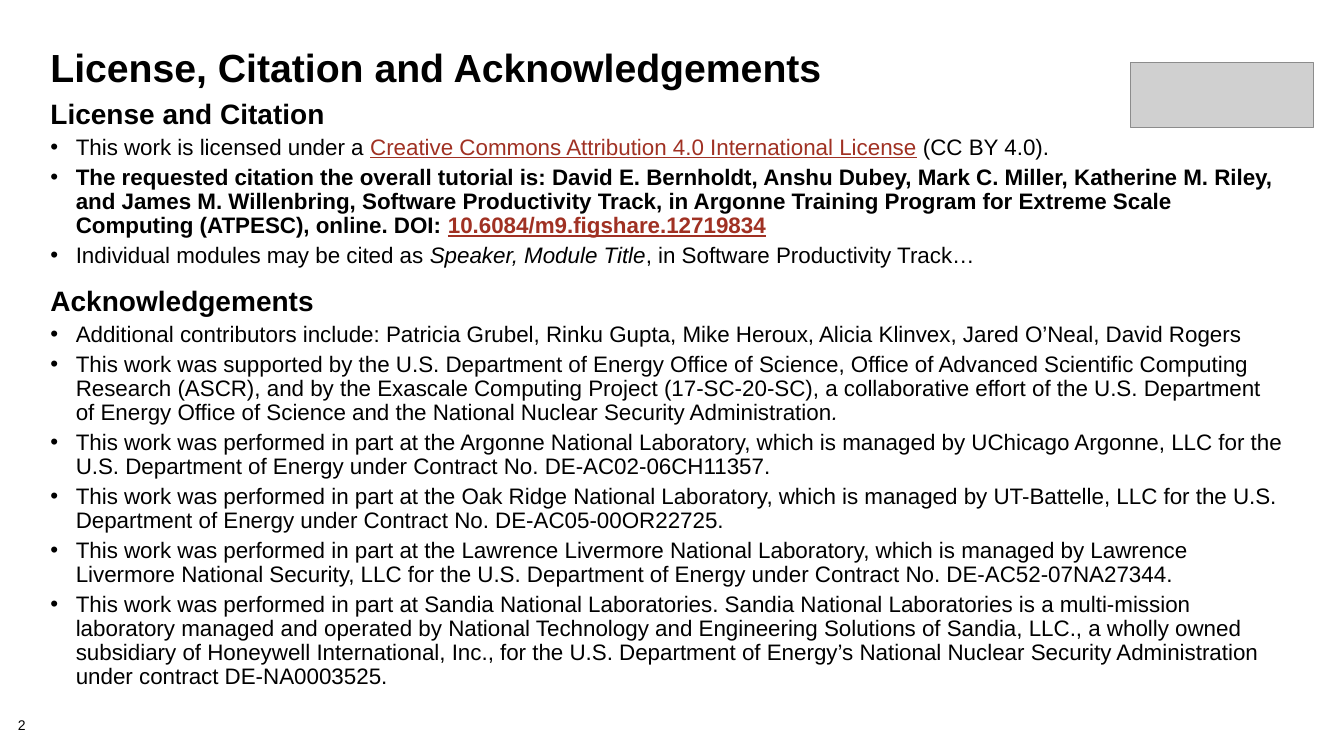
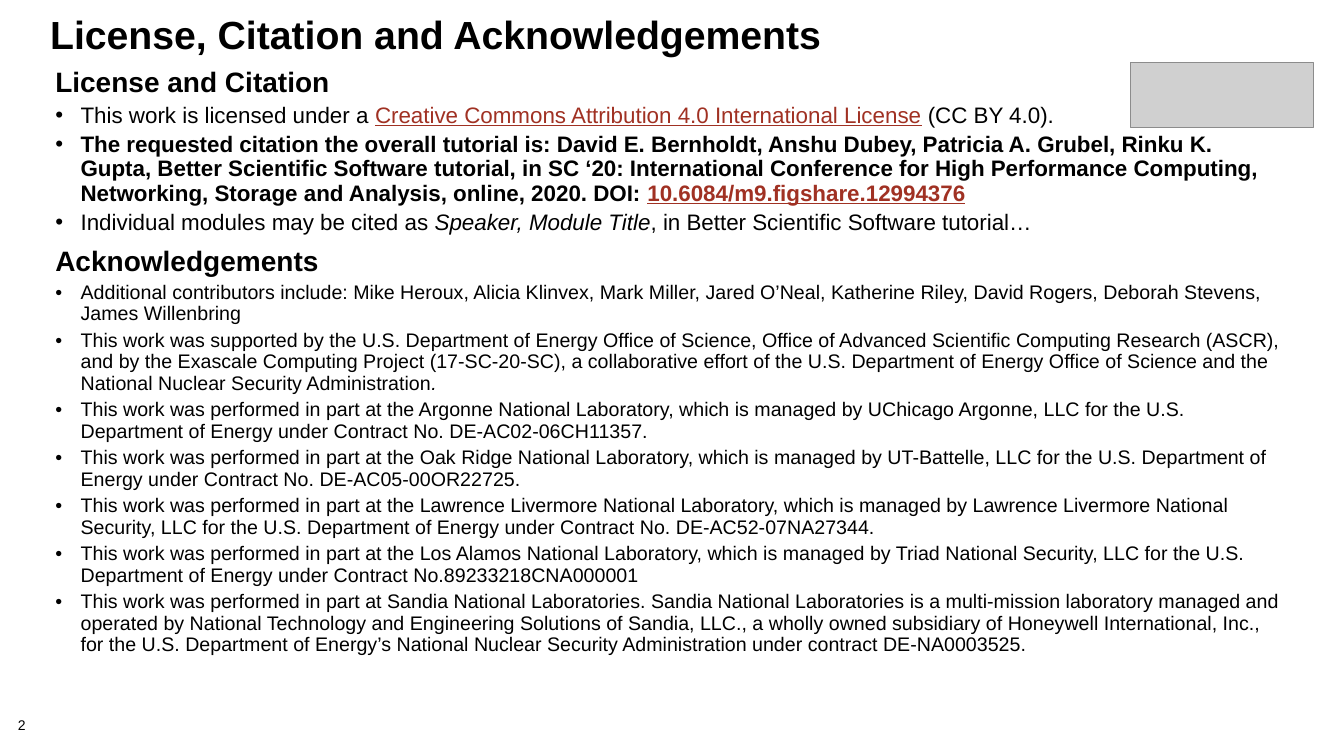
Before and after one commit to betterscientificsoftware/bssw-tutorial, a slide deck: slide 2 of presentations/SC20-reproducibility.pptx. Drawn at 1344x756 pixels with LibreOffice and Linux fonts; fonts in the diff are those of the drawing; grey boxes stand for pictures; background and template pictures are left out. Boxes give left, top, right and bottom in pixels: in the first picture for what was removed or moved away, otherwise in the second. Text is boxed around its words. In the diff, an @@ line names an element or a change of style, - is before the commit and + after.

```diff
--- a/presentations/SC20-reproducibility.pptx
+++ b/presentations/SC20-reproducibility.pptx
@@ title "License, Citation and Acknowledgements": place and size @@
-title "License, Citation and Acknowledgements" at (50,53,822,90)
+title "License, Citation and Acknowledgements" at (50,20,821,57)
@@ text "License and Citation": place and size @@
-text "License and Citation" at (50,103,1282,685)
+text "License and Citation" at (55,71,1279,655)
@@ text at (81,135,1258,235): text changed @@
-• The requested citation the overall tutorial is: David E. Bernholdt, Anshu Dubey, Mark C. Miller, Katherine M. Riley, and James M. Willenbring, Software Productivity Track, in Argonne Training Program for Extreme Scale Computing (ATPESC), online. DOI: 10.6084/m9.figshare.12719834
-• Individual modules may be cited as Speaker, Module Title, in Software Productivity Track…
+• The requested citation the overall tutorial is: David E. Bernholdt, Anshu Dubey, Patricia A. Grubel, Rinku K. Gupta, Better Scientific Software tutorial, in SC ‘20: International Conference for High Performance Computing, Networking, Storage and Analysis, online, 2020. DOI: 10.6084/m9.figshare.12994376
+• Individual modules may be cited as Speaker, Module Title, in Better Scientific Software tutorial…
@@ text at (55,250,1279,655): size 16 to 14 pt in "This work was supported by the U.S. ...", "This work was performed in part at ...", "This work was performed in part at ...", "This work was performed in part at ..." and 1 more places; less space between paragraphs @@
@@ text at (81,284,1260,324): text changed; size 16 to 14 pt @@
-• Additional contributors include: Patricia Grubel, Rinku Gupta, Mike Heroux, Alicia Klinvex, Jared O’Neal, David Rogers
+• Additional contributors include: Mike Heroux, Alicia Klinvex, Mark Miller, Jared O’Neal, Katherine Riley, David Rogers, Deborah Stevens, James Willenbring
@@ text at (81,545,1244,586): paragraph added @@
+• This work was performed in part at the Los Alamos National Laboratory, which is managed by Triad National Security, LLC for the U.S. Department of Energy under Contract No.89233218CNA000001
```
Also in this commit, not shown: 3 other slides changed, 2 slides added.
